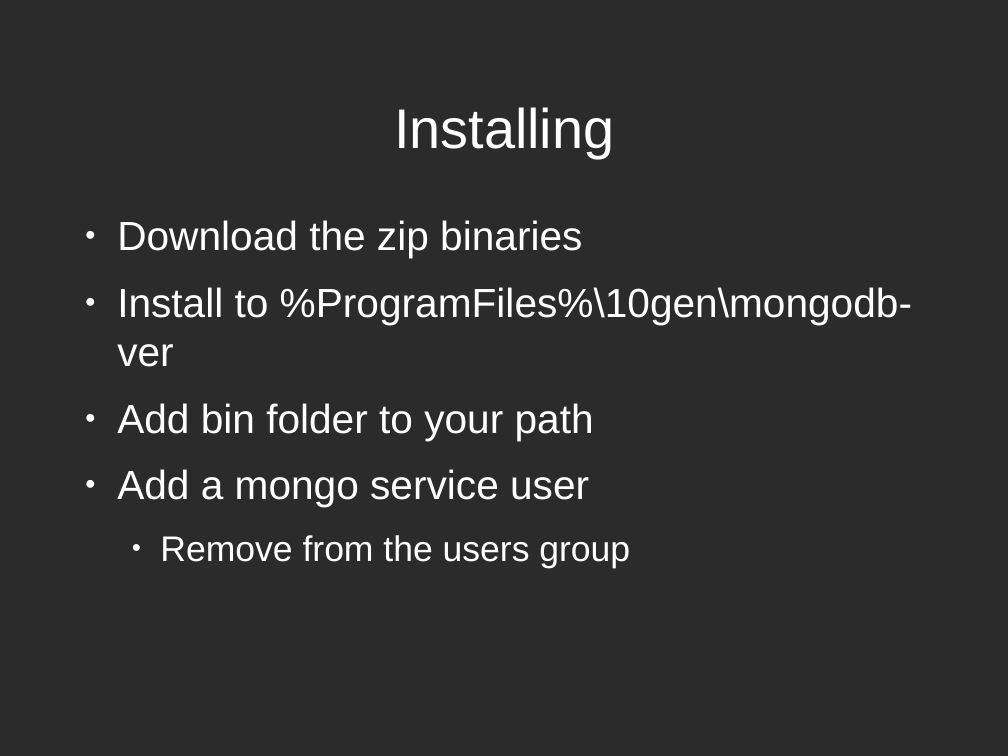
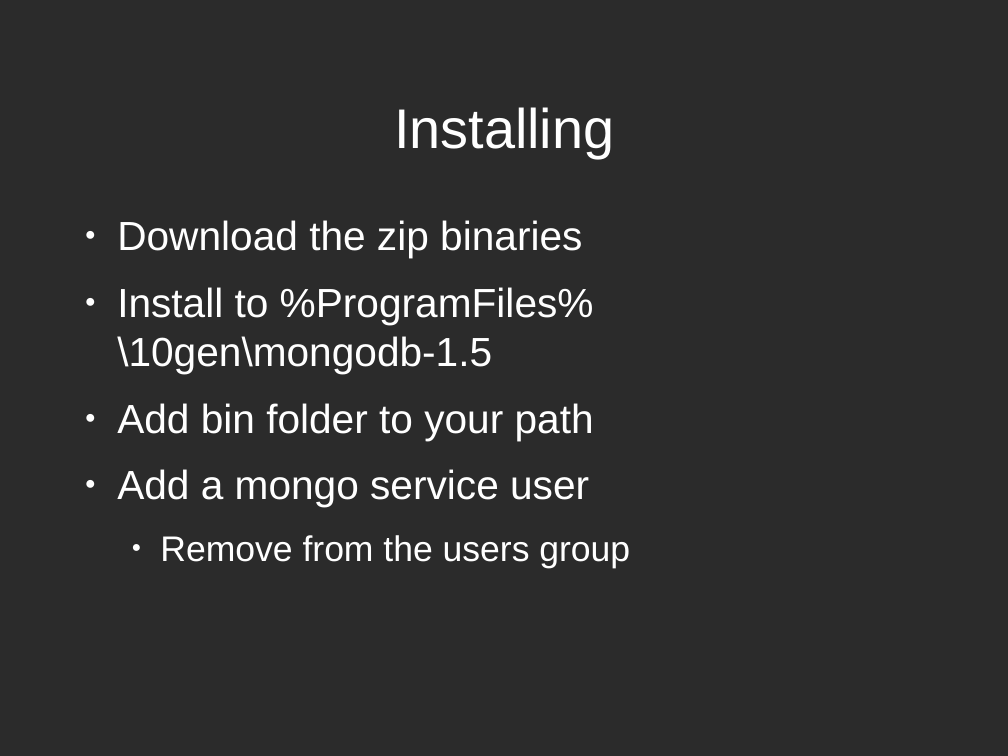
Before and after one commit to zippy1981/TalkMaterials, a slide deck: slide 15 of MongoMeetup/2010-July/Mongo Windows Administration for the Unix Programmer.odp (slide 14 before the commit). Drawn at 1008x756 pixels with LibreOffice and Linux fonts; fonts in the diff are those of the drawing; background and template pictures are left out; a plain dark background stands for a picture behind light text. Boxes give left, top, right and bottom in pixels: in the first picture for what was removed or moved away, otherwise in the second. Text is boxed around its words. In the diff, an @@ line names an element or a change of style, - is before the commit and + after.

```diff
--- a/MongoMeetup/2010-July/Mongo Windows Administration for the Unix Programmer.odp
+++ b/MongoMeetup/2010-July/Mongo Windows Administration for the Unix Programmer.odp
@@ text at [117, 287, 594, 374]: text changed @@
-● Install to %ProgramFiles%\10gen\mongodb-ver
+● Install to %ProgramFiles%\10gen\mongodb-1.5
```
Also in this commit, not shown: 6 other slides changed, 1 slide added.
